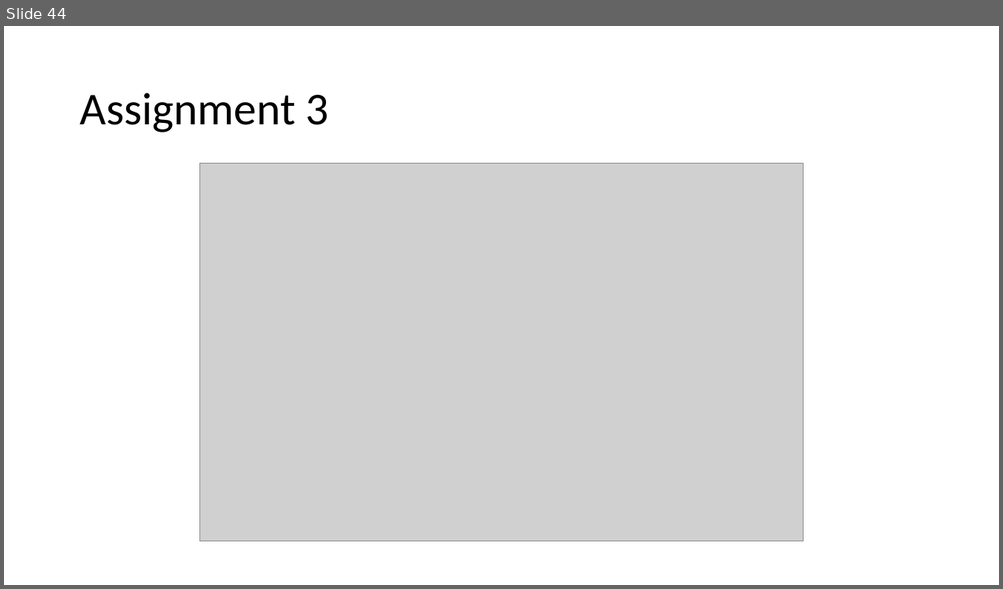
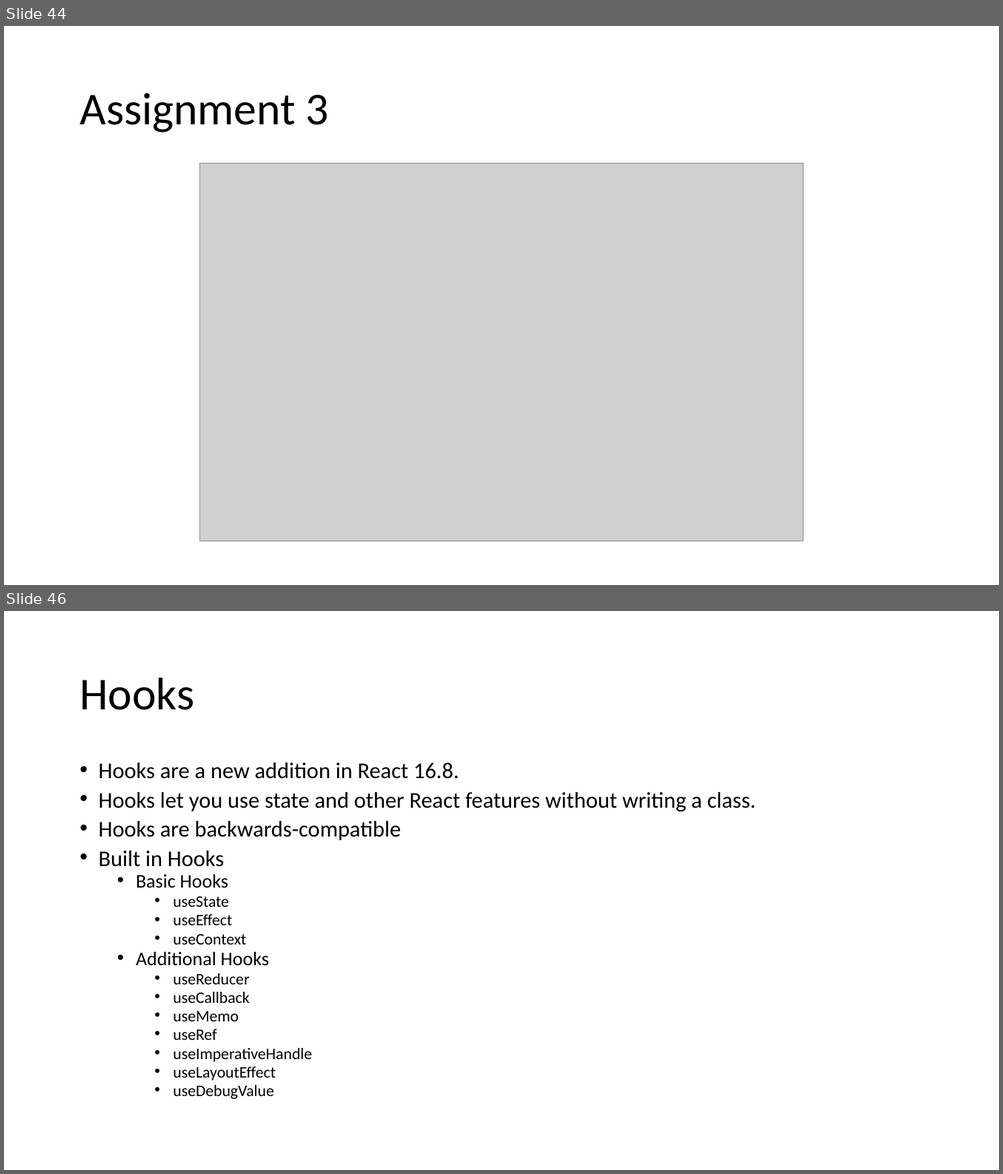
Before and after one commit to explore-with-manish/im-jan24, a slide deck: React/Notes/React.pptx. Shown one above the other, each under a label of ours: slide 44 before the commit, slides 44 and 46 after it; the slides between them are not shown. The pictures are 1003x589 and 1003x1174 pixels, drawn with LibreOffice and Linux fonts; fonts in the diff are those of the drawing; grey boxes stand for pictures. Boxes give left, top, right and bottom in pixels: in the first picture for what was removed or moved away, otherwise in the second. Text is boxed around its words. In the diff, an @@ line names an element or a change of style, - is before the commit and + after.

```diff
--- a/React/Notes/React.pptx
+++ b/React/Notes/React.pptx
@@ slide 46 added at (4,611,999,1170), background #FFFFFF @@
@@ title added at (79,678,194,710), 44 pt, text #000000 @@
+Hooks
@@ text added at (99,763,756,1099), 21.7 pt, text #000000 @@
+• Hooks are a new addition in React 16.8.
+• Hooks let you use state and other React features without writing a class.
+• Hooks are backwards-compatible
+• Built in Hooks
+  • Basic Hooks
+    • useState
+    • useEffect
+    • useContext
+  • Additional Hooks
+    • useReducer
+    • useCallback
+    • useMemo
+    • useRef
+    • useImperativeHandle
+    • useLayoutEffect
+    • useDebugValue
```
Also in this commit, not shown: 14 other slides added, 53 other files.
